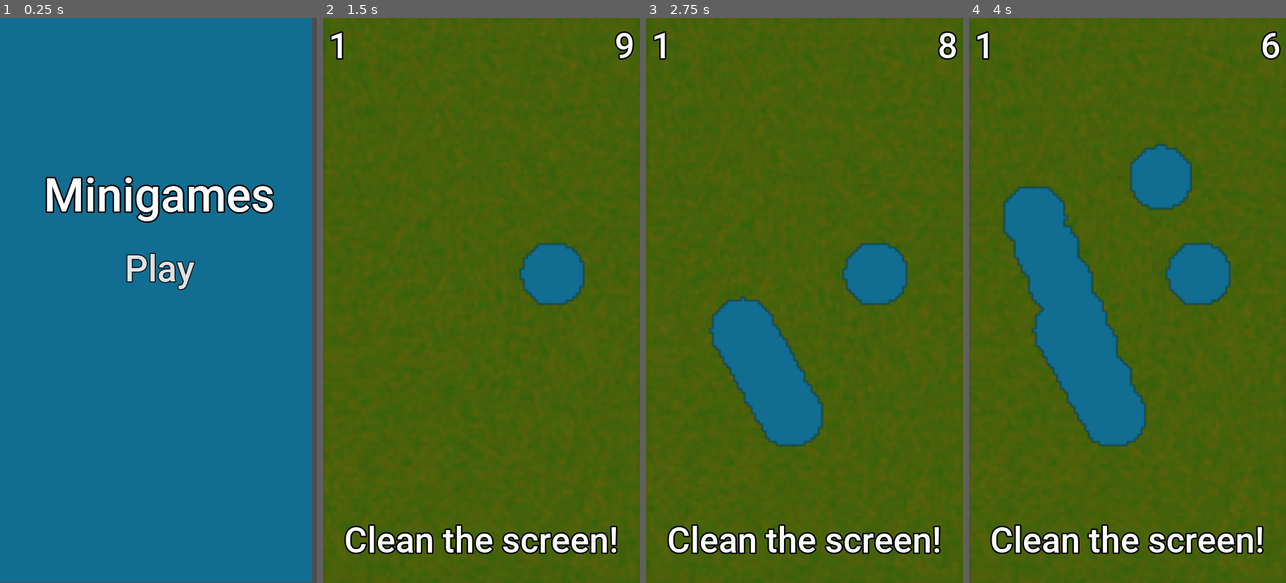
Above: before the commit, frames 1-4 (left to right).
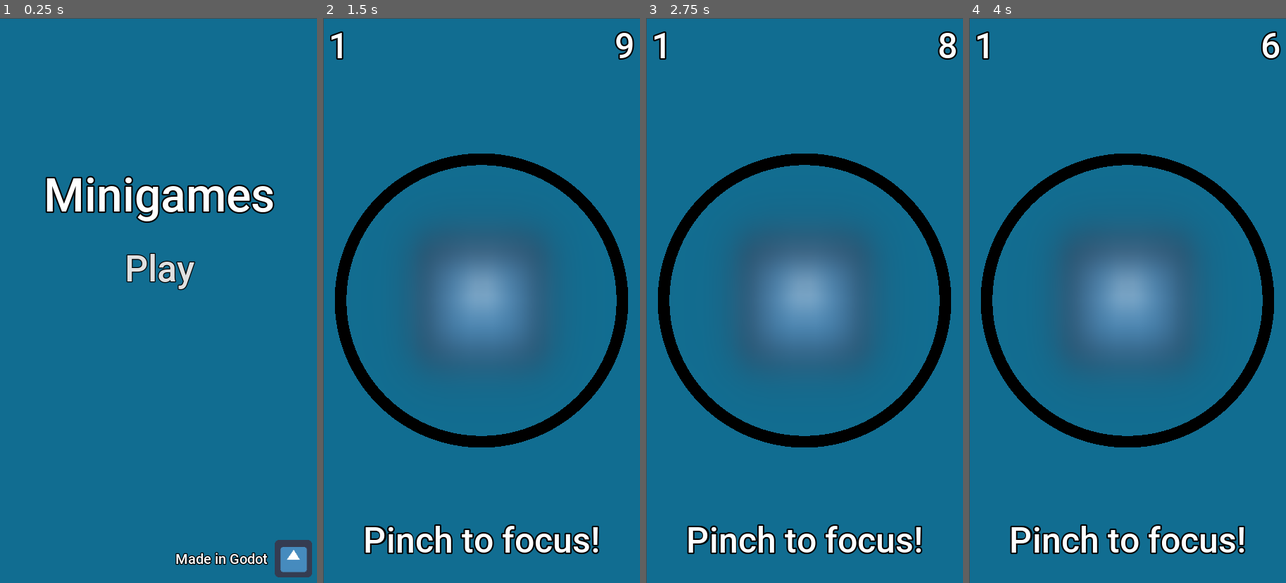
Above: after the commit, the same moments.

Repository: N-Ziermann/Minigame-Collection
Game: Godot game, scene res://Scenes/Main-Scene.tscn
Two runs of this game, one before a commit and one after it. Both use one fixed random seed, a clock stepped at 60 frames per second and the inputs below. The engine's default icon, where the game draws it, is replaced by a stand-in: a white triangle on a blue panel in a dark square.
Inputs (mouse positions are in pixels of both pictures, inside the frame that each line leads up to):
- Up to frame 1 (0.25 s): no input
- Up to frame 2 (1.5 s): click "Play" at 0.5 s; tap Enter at 1.25 s; move the mouse to (551, 272) at 1.27 s; click (551, 272) at 1.42 s
- Up to frame 3 (2.75 s): drag from (741, 328) to (788, 413) at 2.02 s
- Up to frame 4 (4 s): tap Space at 2.75 s; move the mouse to (1159, 176) at 2.77 s; click (1159, 176) at 2.92 s; tap Enter at 3.5 s; drag from (1111, 413) to (1032, 215) at 3.52 s

The runs differ from the first frame. In frame 1, 3.0% of the frame differs, in the area x 0-100%, y 0-100%; in frame 2, 98%; in frame 3, 94%; in frame 4, 90%.

Commit message:
Search-For Minigame fully functional

Diff:
--- a/App/Scenes/Main-Scene.tscn
+++ b/App/Scenes/Main-Scene.tscn
@@ -1,10 +1,17 @@
-[gd_scene load_steps=5 format=2]
+[gd_scene load_steps=7 format=2]
 
 [ext_resource path="res://Fonts/Roboto-Medium.ttf" type="DynamicFontData" id=1]
+[ext_resource path="res://Sprites/icon.png" type="Texture" id=2]
 
 [sub_resource type="DynamicFont" id=1]
 size = 160
 outline_size = 5
+outline_color = Color( 0, 0, 0, 1 )
+font_data = ExtResource( 1 )
+
+[sub_resource type="DynamicFont" id=4]
+size = 50
+outline_size = 3
 outline_color = Color( 0, 0, 0, 1 )
 font_data = ExtResource( 1 )
 
@@ -28,10 +35,8 @@
 z_index = -1
 
 [node name="ColorRect" type="ColorRect" parent="Background"]
-margin_left = -14.6896
-margin_top = -5.83752
-margin_right = 1065.31
-margin_bottom = 1914.16
+margin_right = 1080.0
+margin_bottom = 1920.0
 color = Color( 0.0705882, 0.431373, 0.572549, 1 )
 __meta__ = {
 "_edit_use_anchors_": false
@@ -48,6 +53,24 @@
 margin_bottom = 700.0
 custom_fonts/font = SubResource( 1 )
 text = "Minigames"
+align = 1
+valign = 1
+__meta__ = {
+"_edit_use_anchors_": false
+}
+
+[node name="icon" type="Sprite" parent="UI"]
+position = Vector2( 1001.02, 1833.73 )
+scale = Vector2( 2, 2 )
+texture = ExtResource( 2 )
+
+[node name="Title2" type="Label" parent="UI"]
+margin_left = 216.16
+margin_top = 1735.0
+margin_right = 1296.16
+margin_bottom = 1935.0
+custom_fonts/font = SubResource( 4 )
+text = "Made in Godot"
 align = 1
 valign = 1
 __meta__ = {
--- a/App/Scenes/Search-For.tscn
+++ b/App/Scenes/Search_For.tscn
@@ -55,26 +55,45 @@
 
 var shader
 var center
-var drag_multiplier = 0.5
+var cactus_pos
+var screen_to_texture_scale = 0.5
+const radius = 75
+var time_cactus_found = 0
+var time_visible_till_found = 1
 
 func _ready():
+	screen_to_texture_scale = get_viewport().size.x/1080;
 	shader = get_tree().get_root().get_node(\"Node2D/CanvasLayer/Shader\")
 	# load screen dimensions into shader
 	shader.material.set_shader_param(\"viewport_width\", get_viewport().size.x)
 	shader.material.set_shader_param(\"viewport_height\", get_viewport().size.y)
+	# load variables into shader
 	center = Vector2(get_viewport().size.x/2, get_viewport().size.y/2)
 	shader.material.set_shader_param(\"center\", center)
+	shader.material.set_shader_param(\"radius_uniform\", radius)
+	# place cactus
+	cactus_pos = Vector2(230,280)
+
+
+func _process(_delta):
+	var dist_to_cactus = sqrt( pow ( abs(center.x - cactus_pos.x*screen_to_texture_scale), 2) + pow(abs(center.y - cactus_pos.y*screen_to_texture_scale), 2))
+	if dist_to_cactus < radius/2:	# devide by to to make sure most of the cactus is visible
+		if time_cactus_found == 0:
+			time_cactus_found = OS.get_unix_time()
+		elif OS.get_unix_time() - time_cactus_found >= time_visible_till_found:
+			$\"/root/Global\".load_random_game()
+	else:
+		time_cactus_found = 0
 
 
 func on_time_over():
 	get_tree().change_scene(\"res://Scenes/Game_Over.tscn\")
 
 
-# calc values about pinch
 func _input(event):
 	if event is InputEventScreenDrag:
 		if event.index == 0:
-			center += event.relative * drag_multiplier
+			center += event.relative * screen_to_texture_scale
 			shader.material.set_shader_param(\"center\", center)
 "
 
@@ -152,8 +171,8 @@
 [node name="Foreground" type="Node2D" parent="."]
 
 [node name="Cactus" type="Sprite" parent="Foreground"]
-position = Vector2( 237.42, 283.263 )
-scale = Vector2( 5, 5 )
+position = Vector2( 230, 280 )
+scale = Vector2( 7, 7 )
 texture = ExtResource( 5 )
 
 [node name="Background" type="Node2D" parent="."]
--- a/App/Scripts/Global.gd
+++ b/App/Scripts/Global.gd
@@ -13,6 +13,7 @@
 	["Tab_Moles.tscn", 7, 5, 3],
 	["Magnifying_Glass.tscn", 10, 7, 5],
 	["Clean_Screen.tscn", 10, 7, 5],
+	["Search_For.tscn", 10, 7, 5],
 ]
 
 
